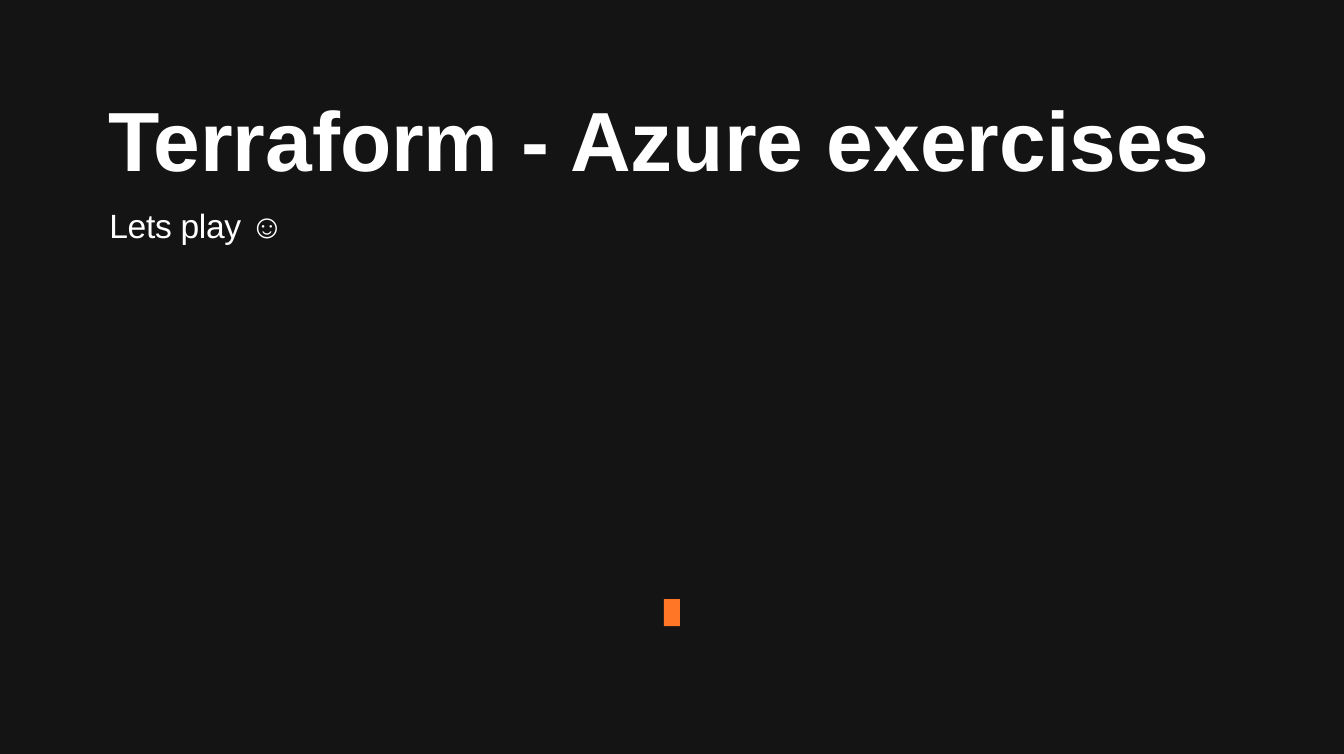
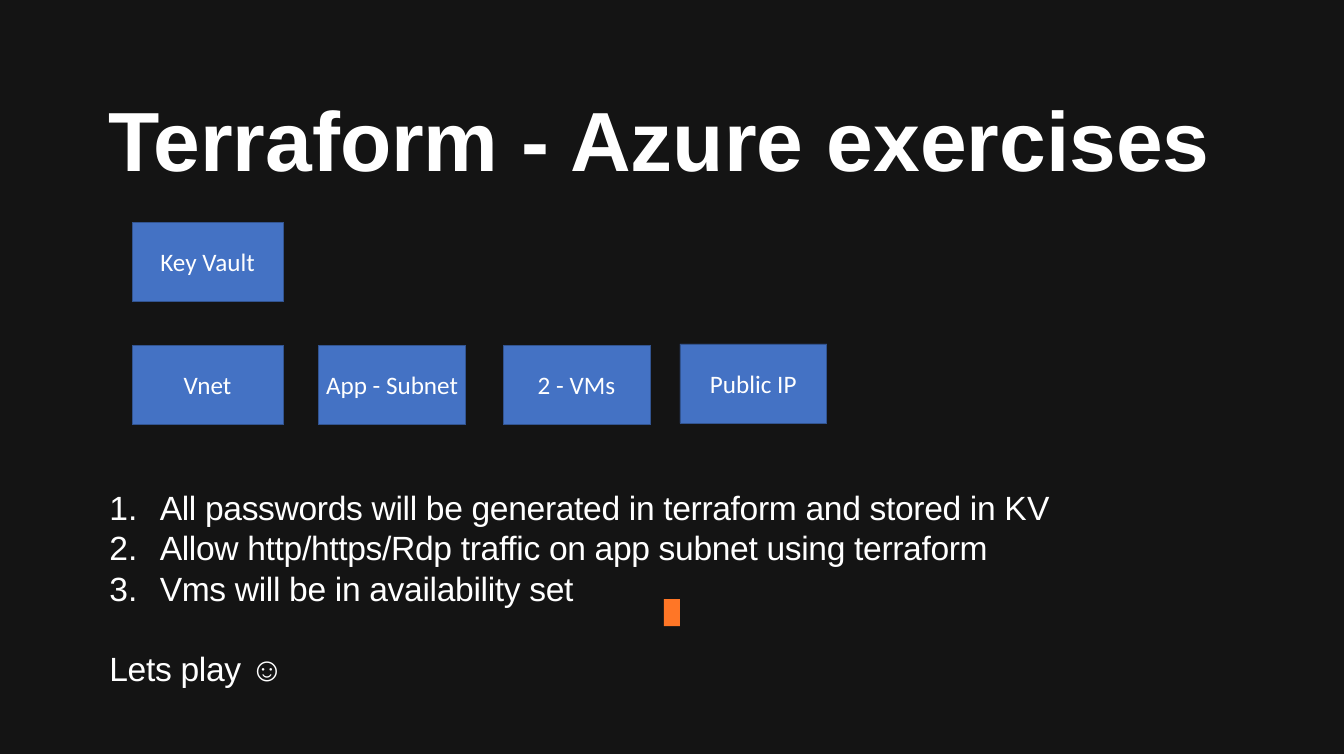
Before and after one commit to Beczka/DevOps, a slide deck: slide 16 of Terraform/Terraform.pptx. Drawn at 1344x754 pixels with LibreOffice and Linux fonts; fonts in the diff are those of the drawing. Boxes give left, top, right and bottom in pixels: in the first picture for what was removed or moved away, otherwise in the second. Text is boxed around its words. In the diff, an @@ line names an element or a change of style, - is before the commit and + after.

```diff
--- a/Terraform/Terraform.pptx
+++ b/Terraform/Terraform.pptx
@@ rectangle added at (x1=132, y1=222, x2=283, y2=301), fill #4472C4, outline #325491 1 pt, 36 pt, text #FFFFFF @@
+Key Vault
@@ rectangle added at (x1=132, y1=345, x2=283, y2=424), fill #4472C4, outline #325491 1 pt, 36 pt, text #FFFFFF @@
+Vnet
@@ rectangle added at (x1=319, y1=345, x2=465, y2=424), fill #4472C4, outline #325491 1 pt, 36 pt, text #FFFFFF @@
+App - Subnet
@@ rectangle added at (x1=503, y1=345, x2=650, y2=424), fill #4472C4, outline #325491 1 pt, 36 pt, text #FFFFFF @@
+2 - VMs
@@ rectangle added at (x1=680, y1=344, x2=827, y2=423), fill #4472C4, outline #325491 1 pt, 36 pt, text #FFFFFF @@
+Public IP
@@ text at (x1=160, y1=495, x2=1049, y2=607): paragraphs added @@
+1. All passwords will be generated in terraform and stored in KV
+2. Allow http/https/Rdp traffic on app subnet using terraform
+3. Vms will be in availability set
```
Also in this commit, not shown: 5 other slides changed, 1 slide added, 36 other files.
